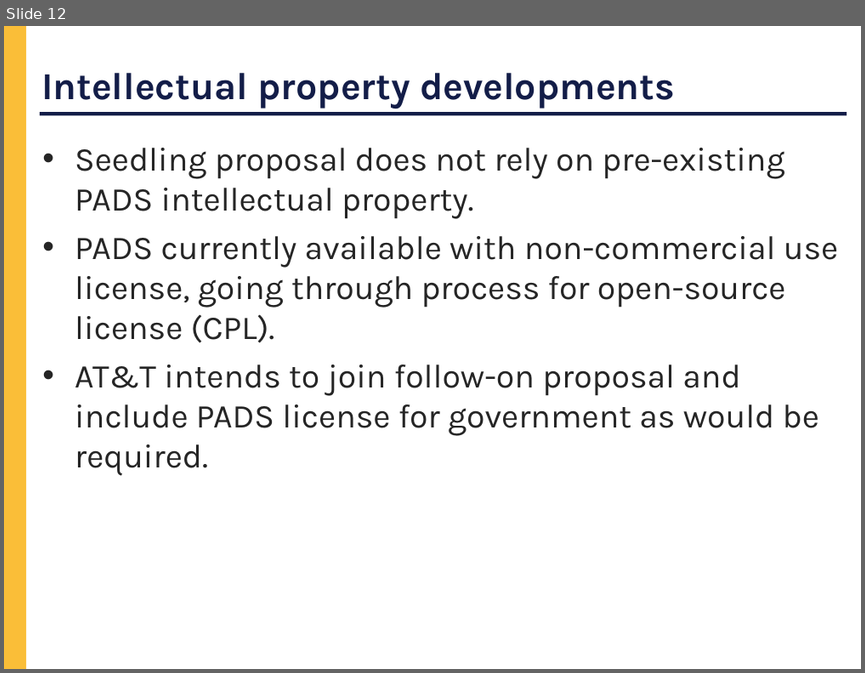
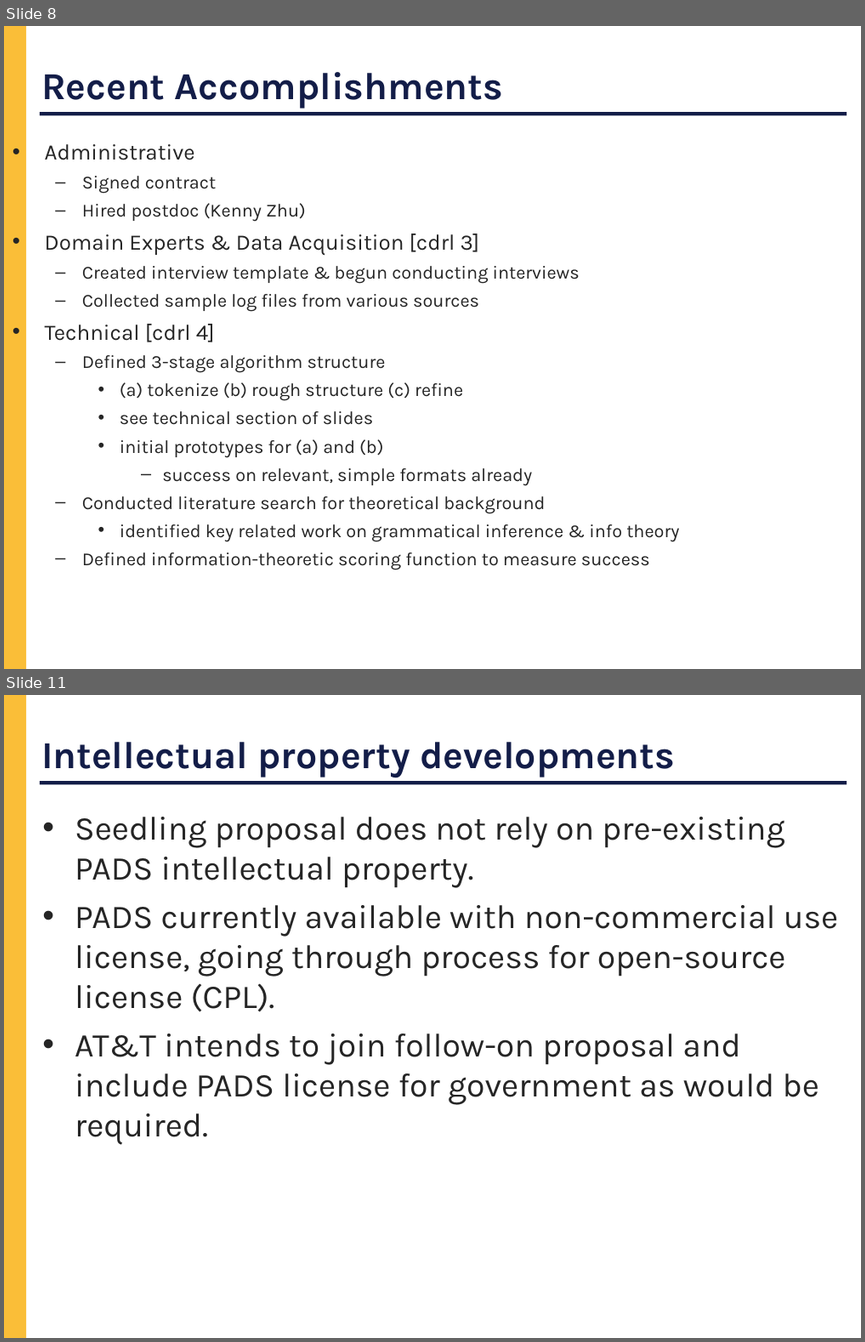
Before and after one commit to cornell-pl/forest, a slide deck: pads/Notes/DARPA/Kickoff.ppt. Shown one above the other, each under a label of ours: slide 12 before the commit, slides 8 and 11 after it; the slides between them are not shown. The pictures are 865x673 and 865x1342 pixels, drawn with LibreOffice and Linux fonts; fonts in the diff are those of the drawing. Boxes give left, top, right and bottom in pixels: in the first picture for what was removed or moved away, otherwise in the second. Text is boxed around its words. In the diff, an @@ line names an element or a change of style, - is before the commit and + after.

```diff
--- a/pads/Notes/DARPA/Kickoff.ppt
+++ b/pads/Notes/DARPA/Kickoff.ppt
@@ slide 8 added at bbox=[4, 26, 861, 669], background #FFFFFF; not listed: 2 template elements that a slide beside it also shows @@
@@ title added at bbox=[41, 72, 503, 108], 32 pt, text #131D48, bold @@
+Recent Accomplishments
@@ text added at bbox=[45, 144, 679, 570], 15.5 pt, text #252525 @@
+• Administrative
+  – Signed contract
+  – Hired postdoc (Kenny Zhu)
+• Domain Experts & Data Acquisition [cdrl 3]
+  – Created interview template & begun conducting interviews
+  – Collected sample log files from various sources
+• Technical [cdrl 4]
+  – Defined 3-stage algorithm structure
+    • (a) tokenize (b) rough structure (c) refine
+    • see technical section of slides
+    • initial prototypes for (a) and (b)
+      – success on relevant, simple formats already
+  – Conducted literature search for theoretical background
+    • identified key related work on grammatical inference & info theory
+  – Defined information-theoretic scoring function to measure success
@@ what was slide 12 is now slide 11 @@
```
Also in this commit, not shown: 11 slides changed, 2 other slides added, 3 slides removed.
